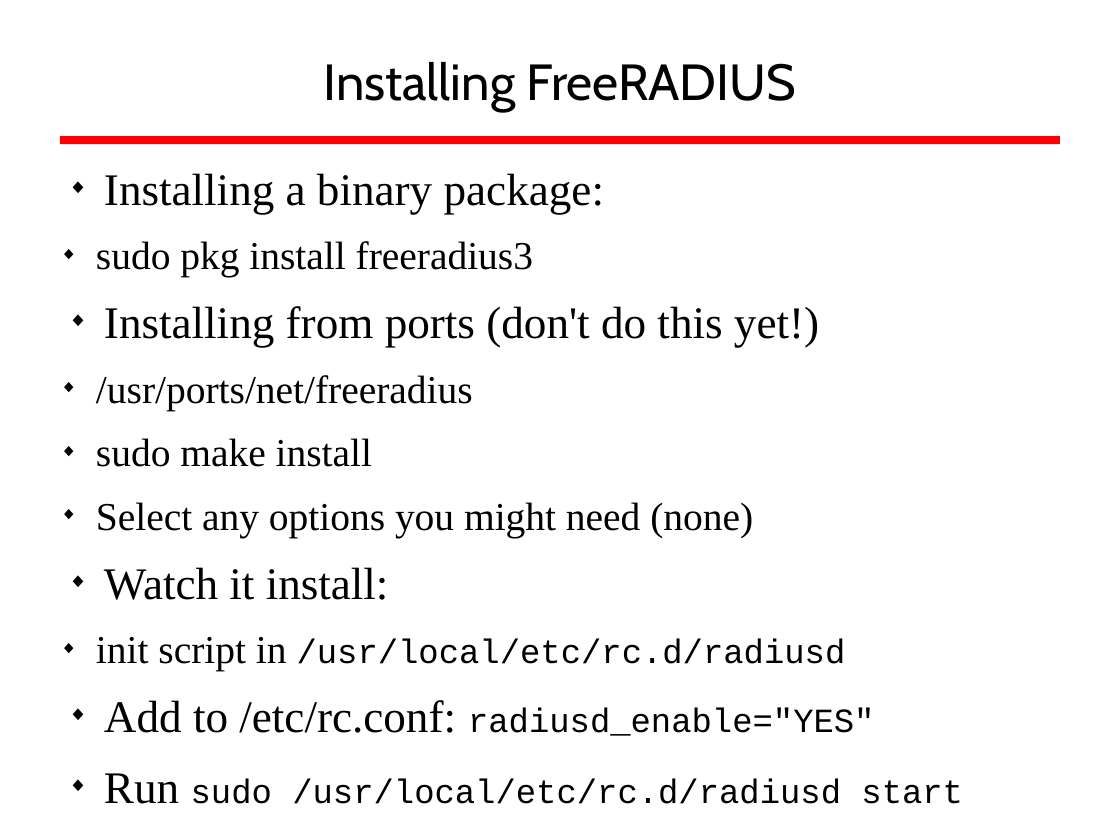
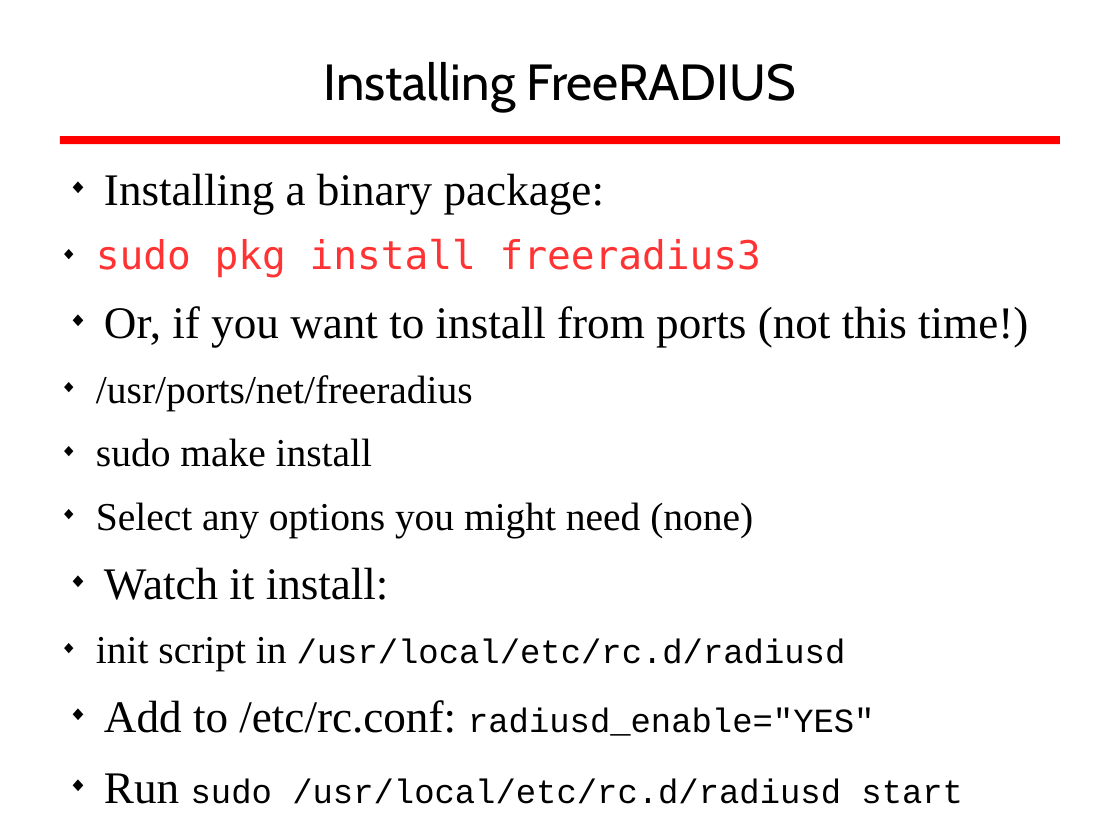
Before and after one commit to afnog/sse, a slide deck: slide 29 of radius/radius_presentation.odp. Drawn at 1120x840 pixels with LibreOffice and Linux fonts; fonts in the diff are those of the drawing; background and template pictures are left out. Boxes give left, top, right and bottom in pixels: in the first picture for what was removed or moved away, otherwise in the second. Text is boxed around its words. In the diff, an @@ line names an element or a change of style, - is before the commit and + after.

Commit message:
/ ‘radius/radius_presentation.odp’

```diff
--- a/radius/radius_presentation.odp
+++ b/radius/radius_presentation.odp
@@ text at box(96, 238, 761, 278): font Times New Roman to DejaVu Sans Mono, text colour #000000 to #FF3333 in "sudo pkg install freeradius3" @@
@@ text at box(104, 306, 1028, 348): text changed @@
-◆ Installing from ports (don't do this yet!)
+◆ Or, if you want to install from ports (not this time!)
```
